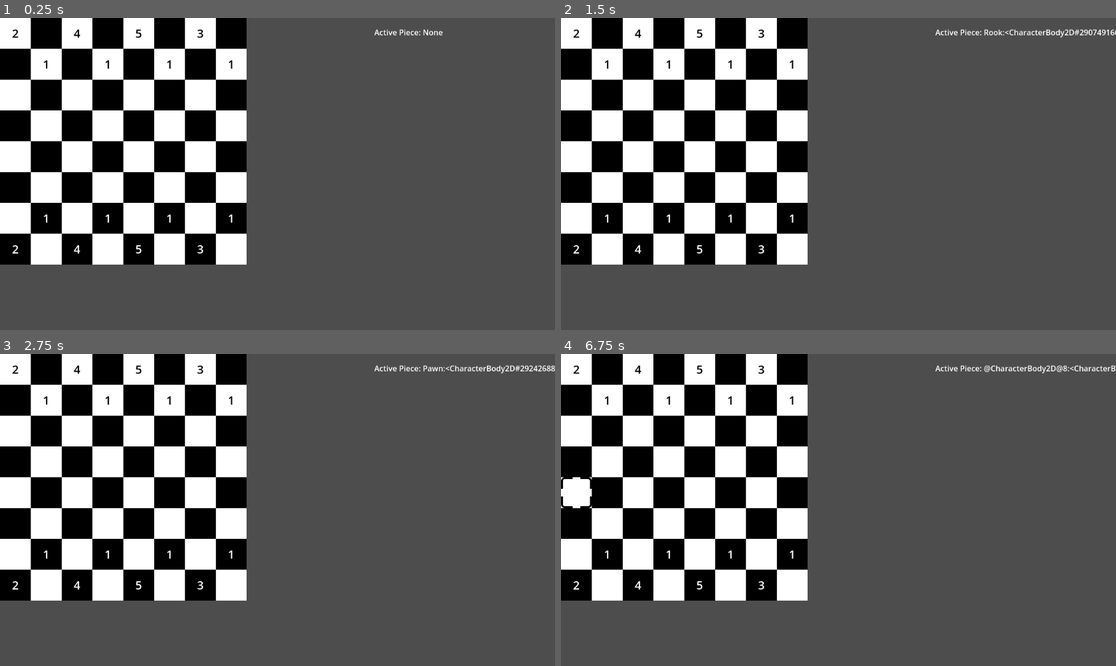
Above: before the commit, frames 1-4 (two rows, left to right).
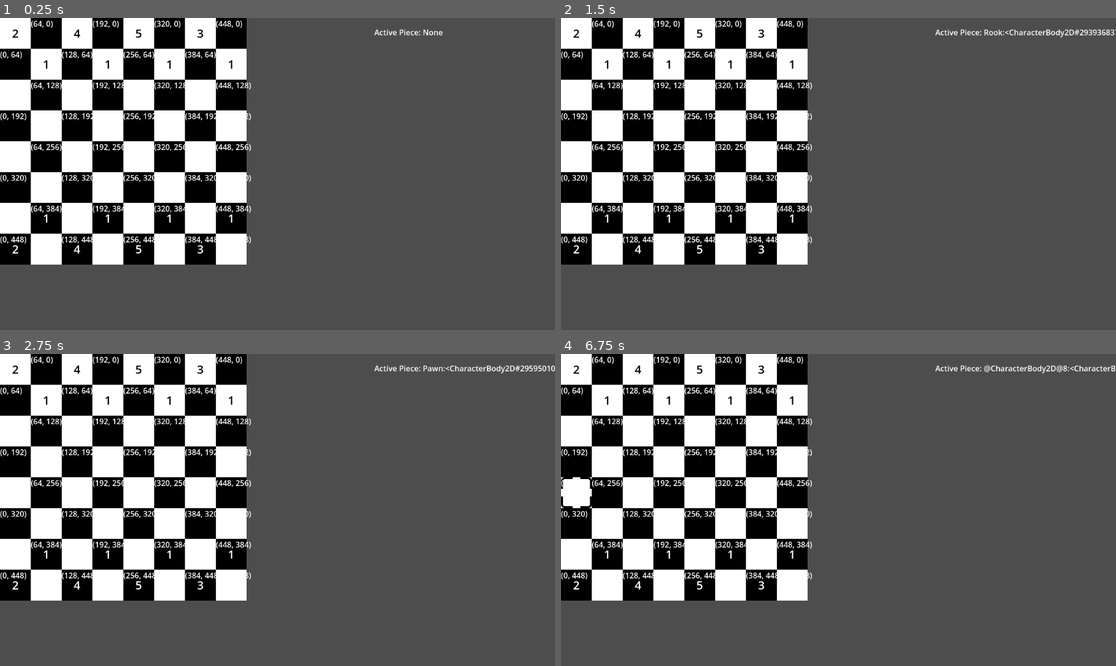
Above: after the commit, the same moments.

Repository: garug/chess-2d
Game: Godot game, scene res://Main.tscn
Same seed, same stepped clock (60 frames per second), same inputs: the game is played once before the commit and once after it.
Inputs (mouse positions are in pixels of both pictures, inside the frame that each line leads up to):
- Up to frame 1 (0.25 s): no input
- Up to frame 2 (1.5 s): tap Enter at 0.5 s; move the mouse to (577, 33) at 0.52 s; click (577, 33) at 0.67 s; tap Space at 1.25 s; click (577, 33) at 1.42 s
- Up to frame 3 (2.75 s): tap Enter at 2 s; move the mouse to (16, 400) at 2.02 s; click (16, 400) at 2.17 s
- Up to frame 4 (6.75 s): tap Space at 2.75, 4.25 s; click (577, 400) at 2.92 s; tap Enter at 3.5 s; move the mouse to (577, 432) at 3.52 s; click (577, 432) at 3.67 s; move the mouse to (577, 463) at 4.27 s; click (577, 463) at 4.42 s; move the mouse to (577, 491) at 5.02 s; click (577, 491) at 5.17 s; move the mouse to (577, 522) at 5.77 s; click (577, 522) at 5.92 s; move the mouse to (577, 553) at 6.52 s; click (577, 553) at 6.67 s

The runs differ from the first frame. In frame 1, 2.0% of the frame differs, in the area x 0-46%, y 0-73%; in frame 2, 2.0%, in the area x 0-100%, y 0-73%; in frame 3, 2.0%; in frame 4, 2.0%.

Commit message:
state 2023-05-21

Diff:
--- a/Tile.tscn
+++ b/Tile.tscn
@@ -19,4 +19,8 @@
 [node name="Focus" type="Sprite2D" parent="."]
 texture = ExtResource("2_e4mvt")
 
+[node name="Label" type="Label" parent="."]
+offset_right = 40.0
+offset_bottom = 23.0
+
 [connection signal="input_event" from="." to="." method="_on_input_event"]
--- a/scripts/Main.gd
+++ b/scripts/Main.gd
@@ -102,19 +102,17 @@
 	active_piece = piece
 	$ActivePiece.text = str("Active Piece: ", str(piece) if piece else "None")
 
-	# If piece is null, nothing more to do here
+	# If don't pass a piece, return function
 	if piece == null:
 		active_state = null
 		return
 
+	# Get state of board to given piece
 	active_state = piece.get_state(pieces, tiles)
 
+	# Highlight all the possible tiles
 	for tile in active_state:
 		tile.active = true
-
-func _used_movement(piece: Piece, tile: ChessTile):
-	var filtered_possibilities = piece.get_possible_tiles().filter(func(e): return piece.position + e.position == tile.position)
-	return filtered_possibilities.front() if not filtered_possibilities.is_empty() else null
 
 func _remove_piece(piece: Piece):
 	pieces.erase(piece)
--- a/scripts/Piece.gd
+++ b/scripts/Piece.gd
@@ -38,7 +38,7 @@
 func get_possible_tiles() -> Array[Move]:
 	return []
 
-func get_state(pieces: Array[Piece], tiles: Array[ChessTile]):
+func get_state(_pieces: Array[Piece], _tiles: Array[ChessTile]):
 	return []
 
 # Represents a piece move
--- a/scripts/Rook.gd
+++ b/scripts/Rook.gd
@@ -1,4 +1,14 @@
 extends "res://scripts/Piece.gd"
+
+func get_state(pieces, tiles):
+	var space_state = get_world_2d().direct_space_state
+	var query = PhysicsRayQueryParameters2D.create(global_position + (Vector2.ONE * size / 2), global_position + Vector2(0,-64) + (Vector2.ONE * size / 2), 1, [self])
+	var result = space_state.intersect_ray(query)
+
+	print(global_position, global_position + Vector2(0,-64))
+
+	print(result)
+	return []
 
 func get_possible_tiles():
 	var moves = []
@@ -8,6 +18,3 @@
 		moves.append_array(moves_step.map(func(e): return e * i))
 
 	return moves.map(func(e): return Piece.Move.new(e * size))
-
-func state(pieces: Piece, tiles: ChessTile):
-	pass
--- a/scripts/Tile.gd
+++ b/scripts/Tile.gd
@@ -11,6 +11,9 @@
 	get:
 		return active
 signal clicked(tile)
+
+func _ready():
+	$Label.text = str(global_position)
 
 func initialize(color: Color, initial_position: Vector2, initial_size = 128):
 	self.position = initial_position * initial_size
